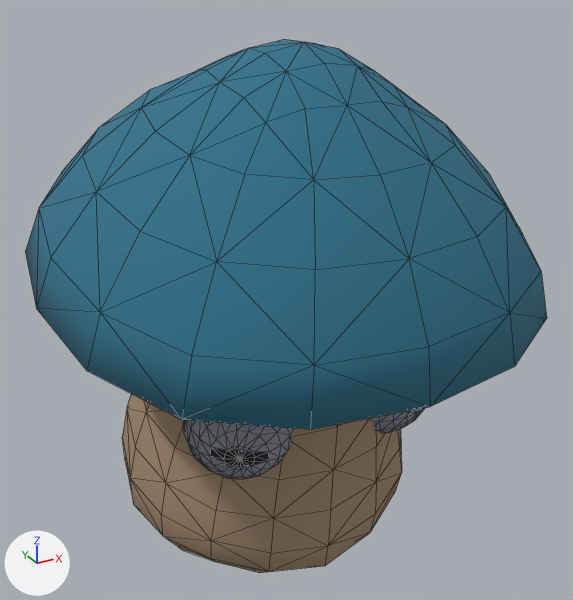
What one commit did to the glTF model public/assets/world/monsters/refresh14_5/cogumelo.glb.
Both versions are drawn from a 50 mm camera at (-2.01, -3.92, 3.61) aimed at (0.09, -0.1, 1.7). Every picture has the same lights, and +X, +Y and +Z are marked at lower left. The older version comes first. Mesh edges are drawn as thin lines. Vertices at exactly the same position are counted once.

In view in the first picture: 'Mushnub_Blob'.
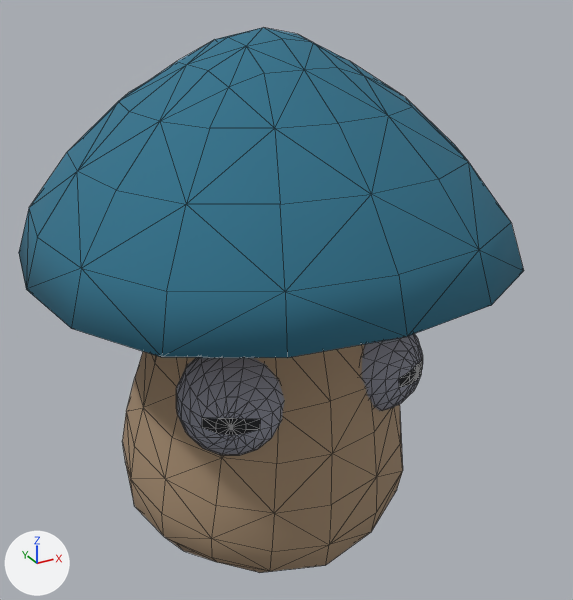
Where the change shows, as pixel boxes [x1, y1, x2, y2] in the pictures (573 x 600 px; the box of a moved part takes in the faces that stretch with it):
'Mushnub_Blob', reshaped
    before: [25, 40, 547, 573]
    after: [19, 28, 524, 573]
part 1 of me_cube_034, moved or reshaped
    before: [371, 408, 425, 433]
    after: [362, 334, 423, 411]
part 2 of me_cube_034, moved or reshaped
    before: [183, 420, 294, 479]
    after: [176, 357, 285, 455]
part 3 of me_cube_034, moved or reshaped
    before: [25, 40, 547, 571]
    after: [19, 28, 524, 571]

Diff of the bpy script that builds the scene:
```diff
--- a/public/assets/world/monsters/refresh14_5/cogumelo.glb.py
+++ b/public/assets/world/monsters/refresh14_5/cogumelo.glb.py
@@ me_cube_034 @@
 # used by ob_mushnub_blob; location = (0.0, 0.0, 0.0)
-me_cube_034.from_pydata(...)  # 630 vertices, 1248 faces; spans x -1.38..1.38, y -1.57..1.14, z -0.05..3.21
+me_cube_034.from_pydata(...)  # 630 vertices, 1248 faces; spans x -1.38..1.38, y -1.38..1.38, z -0.05..3.24
+# me_cube_034 part 1: the loose piece of 186 vertices spanning x 0.15..0.76, y -0.87..-0.26, z 0.97..1.58 is turned -10 degrees about the x axis through its middle, then moved by (0.0, 0.09, 0.09)
+# me_cube_034 part 2: the loose piece of 186 vertices spanning x -0.76..-0.15, y -0.87..-0.26, z 0.97..1.58 is turned -10 degrees about the x axis through its middle, then moved by (0.0, 0.09, 0.09)
+# me_cube_034 part 3: 252 of 630 vertices moved; they spanned x -1.38..1.38, y -1.57..1.14, z 0.09..3.21 and now span x -1.38..1.38, y -1.38..1.38, z 0.09..3.24; mean shift (0.0, 0.17, 0.01); largest move (0.0, -0.43, 3.21) -> (0.0, 0.0, 3.24)
 me_cube_034.materials.append(mat_atlas)
```
